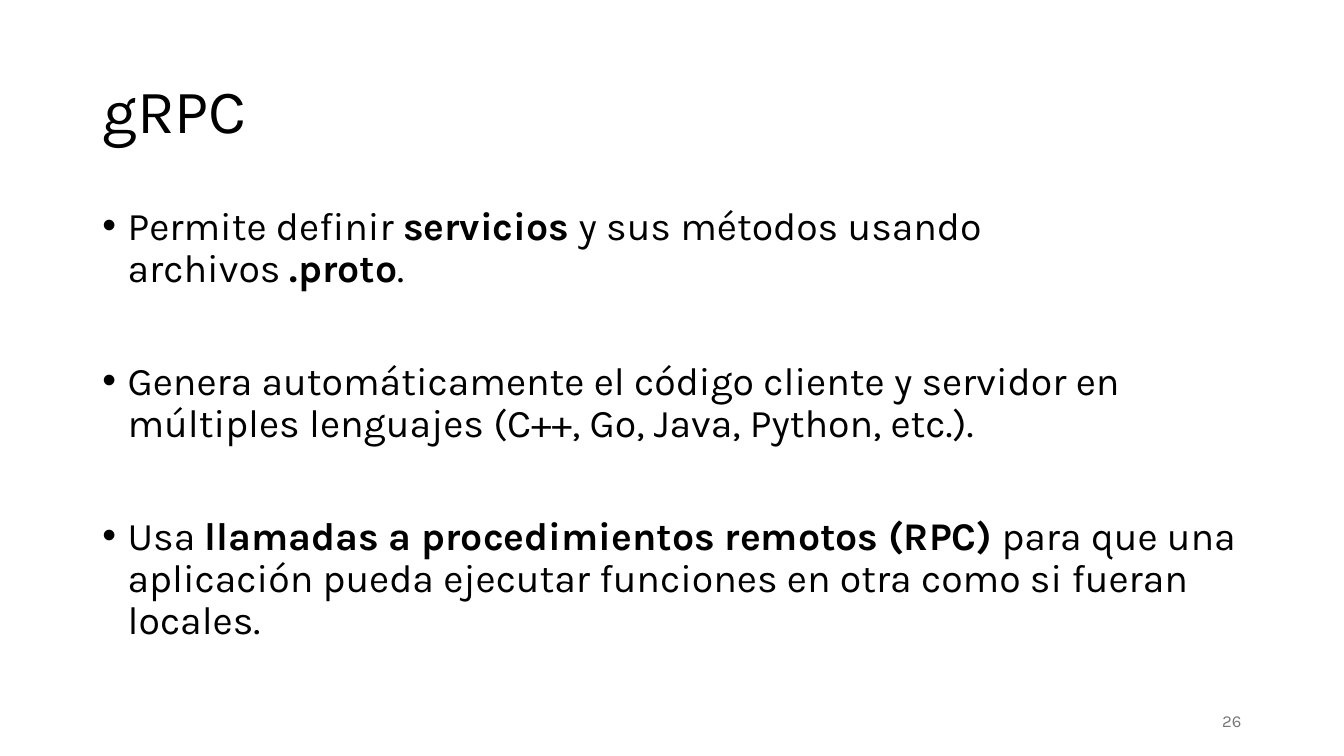
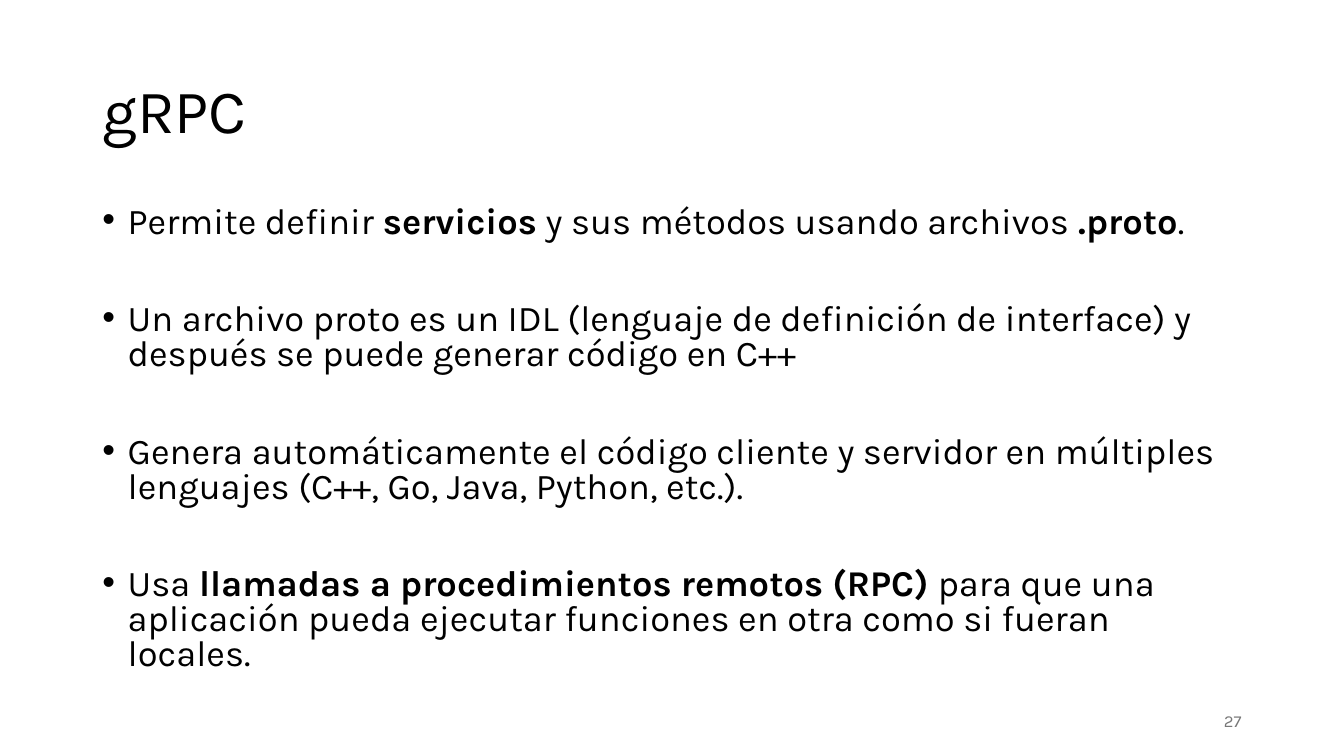
Before and after one commit to aldebarran22/CURSO_CPP_SERVICIOS_30H, a slide deck: slide 27 of doc/3_Comunicacion_microservicios_C++.pptx (slide 26 before the commit). Drawn at 1344x756 pixels with LibreOffice and Linux fonts; fonts in the diff are those of the drawing. Boxes give left, top, right and bottom in pixels: in the first picture for what was removed or moved away, otherwise in the second. Text is boxed around its words. In the diff, an @@ line names an element or a change of style, - is before the commit and + after.

```diff
--- a/doc/3_Comunicacion_microservicios_C++.pptx
+++ b/doc/3_Comunicacion_microservicios_C++.pptx
@@ text at [128,206,1214,667]: size 28 to 25.9 pt in "Permite definir servicios y sus métodos usando ...", "Genera automáticamente el código cliente y servidor ...", "Usa llamadas a procedimientos remotos (RPC) para ..."; line spacing 0.9 to 0.8 @@
@@ text at [128,303,1191,375]: paragraph added @@
+• Un archivo proto es un IDL (lenguaje de definición de interface) y después se puede generar código en C++
@@ page number at [1224,716,1242,727]: text changed @@
-26
+27
```
Also in this commit, not shown: 8 other slides changed, 13 slides added, 1 slide removed, 31 other files.
